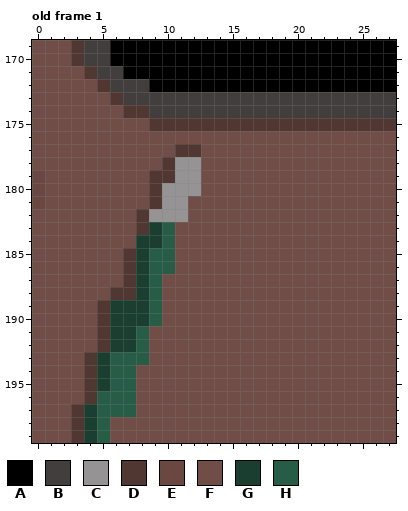
A pixel-art file gets an edit: ADHD/Assets/Sprites/Backgrounds/DestinationBackground.aseprite. Above: the version before the commit.
90x200 pixels, 1 frame. Colours within 5 levels of each other are drawn and written as one. Shown: old frame 1: x 0..27, y 169..199. The commit also changed other frames or places, which this record leaves out.
Visible layers, top first: "Layer 2", "Layer 1".
Palette (. is transparent): A #000000  B #433e3e  C #959393  D #513731  E #6a4740  F #704d46  G #1a3e2f  H #275d47
Pixels before, old frame 1, first column x 0:
169 FFFDBBAAAAAAAAAAAAAAAAAAAAAA
170 FFFDBBAAAAAAAAAAAAAAAAAAAAAA
171 FFFFDBBAAAAAAAAAAAAAAAAAAAAA
172 FFFFFDBBBAAAAAAAAAAAAAAAAAAA
173 FFFFFFDBBBBBBBBBBBBBBBBBBBBB
174 FFFFFFFDDBBBBBBBBBBBBBBBBBBB
175 FFFFFFFFFDDDDDDDDDDDDDDDDDDD
176 FFFFFFFFFFFFFFFFFFFFFFFFFFFF
177 FFFFFFFFFFFDDFFFFFFFFFFFFFFF
178 FFFFFFFFFFDCCFFFFFFFFFFFFFFF
179 EFFFFFFFFDDCCFFFFFFFFFFFFFFF
180 EFFFFFFFFDCCCFFFFFFFFFFFFFFF
181 EFFFFFFFFDCCFFFFFFFFFFFFFFFF
182 FFFFFFFFDCCCFFFFFFFFFFFFFFFF
183 FFFFFFFFDGHFFFFFFFFFFFFFFFFF
184 FFFFFFFFGGHFFFFFFFFFFFFFFFFF
185 FFFFFFFDGHHFFFFFFFFFFFFFFFFF
186 FFFFFFFDGHHFFFFFFFFFFFFFFFFF
187 FFFFFFFDGHFFFFFFFFFFFFFFFFFF
188 FFFFFFDDGHFFFFFFFFFFFFFFFFFF
189 FFFFFDGGGHFFFFFFFFFFFFFFFFFF
190 FFFFFDGGGHFFFFFFFFFFFFFFFFFF
191 FFFFFDGGHFFFFFFFFFFFFFFFFFFF
192 FFFFFDGGHFFFFFFFFFFFFFFFFFFF
193 FFFFDGHHHFFFFFFFFFFFFFFFFFFF
194 FFFFDGHHFFFFFFFFFFFFFFFFFFFF
195 FFFFDGHHFFFFFFFFFFFFFFFFFFFF
196 FFFFDHHHFFFFFFFFFFFFFFFFFFFF
197 FFFDGHHHFFFFFFFFFFFFFFFFFFFF
198 FFFDGHFFFFFFFFFFFFFFFFFFFFFF
199 FFFDGHFFFFFFFFFFFFFFFFFFFFFF
New version:
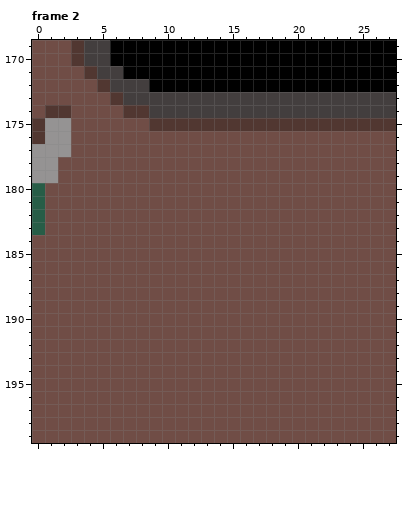
A new or re-ordered frame is compared with the old frame closest to it.
Difference:
frames 1 -> 17
Frame 2 is new; against old frame 1, layer "Layer 2":
y 174: x 1..2 FF -> DD
y 175..176: x 0..2 FFF -> DCC
y 177: x 0..2 FFF -> CCC; x 11..12 DD -> FF
y 178: x 0..1 FF -> CC; x 10..12 DCC -> FFF
y 179: x 0..1 EF -> CC; x 9..12 DDCC -> FFFF
y 180: x 0 E -> H; x 9..12 DCCC -> FFFF
y 181: x 0 E -> H; x 9..11 DCC -> FFF
y 182: x 0 F -> H; x 8..11 DCCC -> FFFF
y 183: x 0 F -> H; x 8..10 DGH -> FFF
y 184: x 8..10 GGH -> FFF
y 185..186: x 7..10 DGHH -> FFFF
y 187: x 7..9 DGH -> FFF
y 188: x 6..9 DDGH -> FFFF
y 189..190: x 5..9 DGGGH -> FFFFF
y 191..192: x 5..8 DGGH -> FFFF
y 193: x 4..8 DGHHH -> FFFFF
y 194..195: x 4..7 DGHH -> FFFF
y 196: x 4..7 DHHH -> FFFF
y 197: x 3..7 DGHHH -> FFFFF
y 198..199: x 3..5 DGH -> FFF
Boxes around the changes in both pictures, in picture pixels (x1, y1, x2, y2):
changed: (32, 105, 71, 235)
changed: (71, 144, 201, 443)
